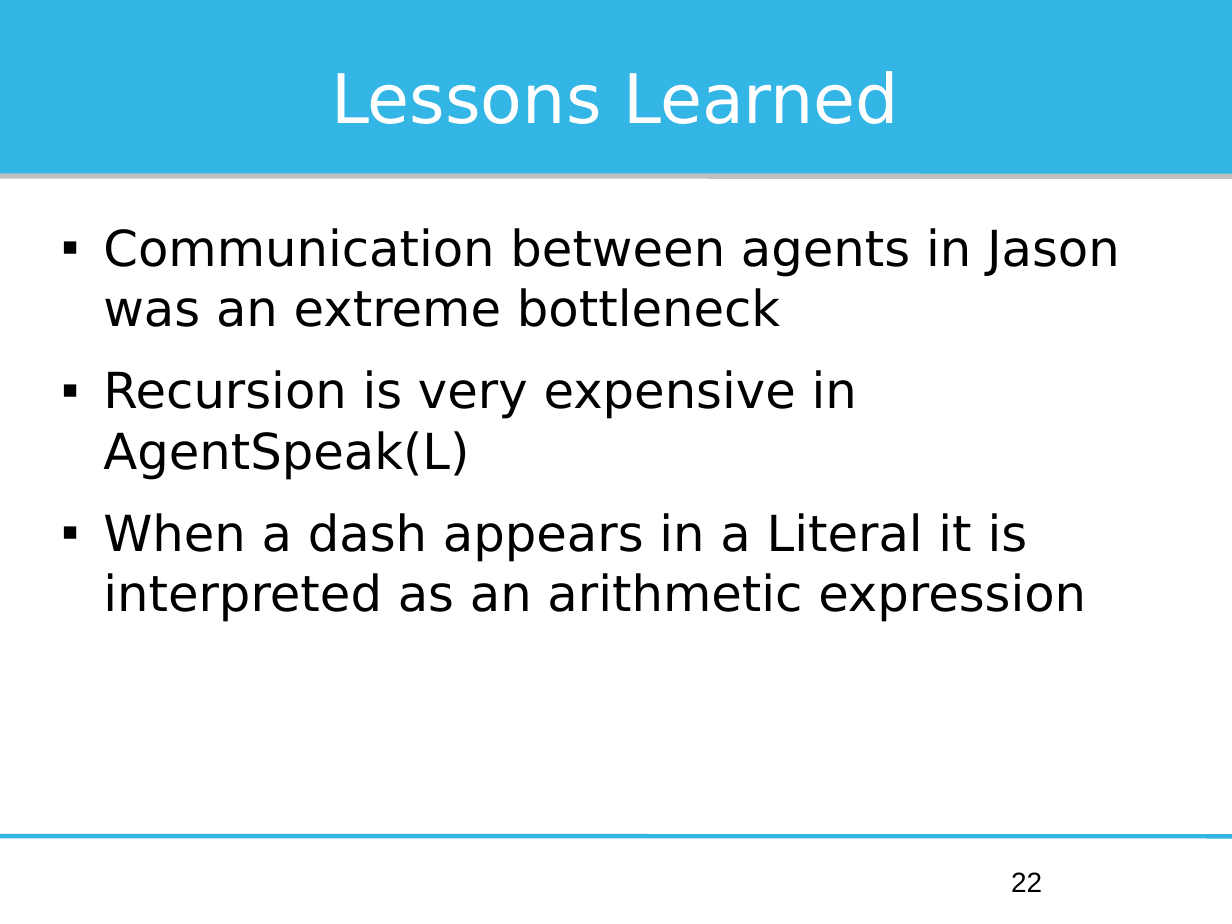
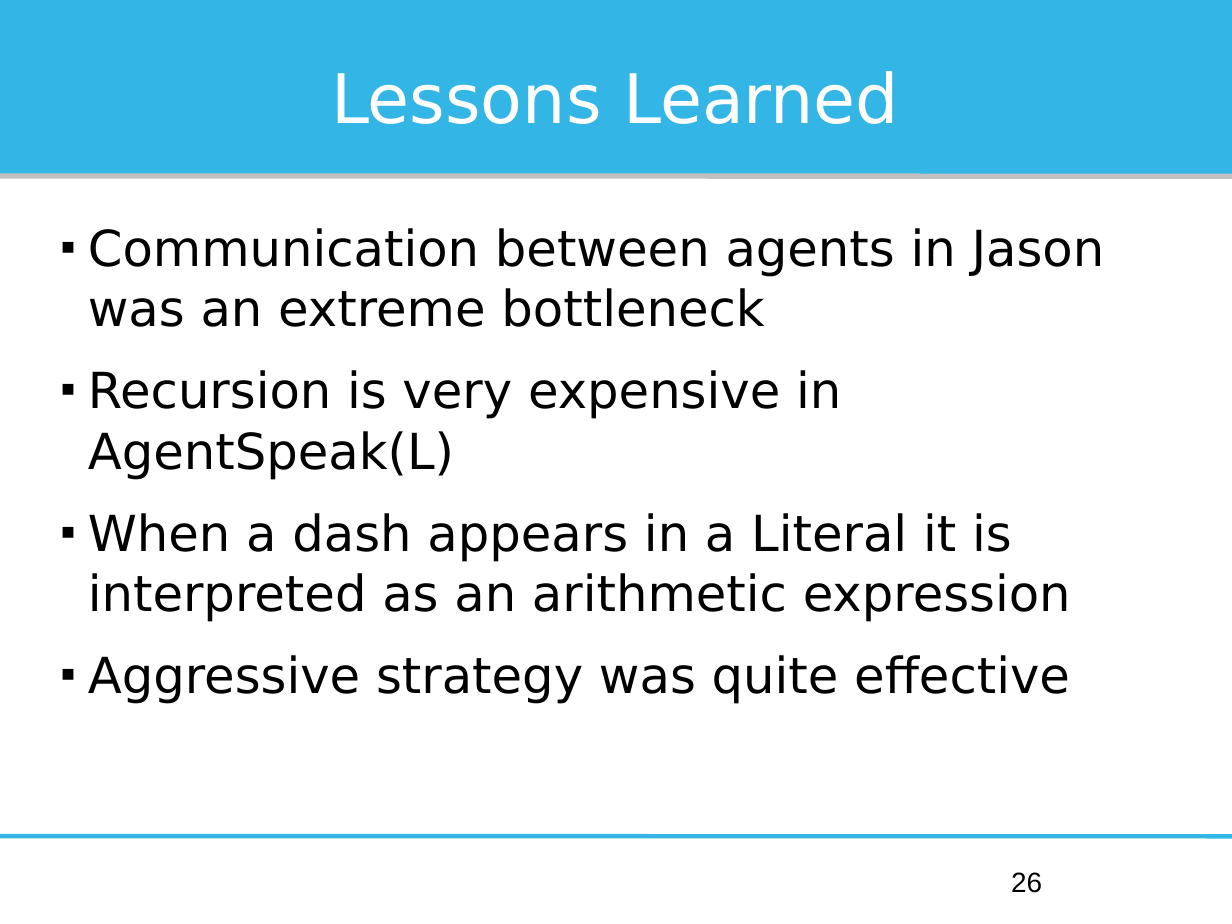
Before and after one commit to Institute-Web-Science-and-Technologies/mapc, a slide deck: slide 26 of Oberseminar/presentation.odp (slide 22 before the commit). Drawn at 1232x924 pixels with LibreOffice and Linux fonts; fonts in the diff are those of the drawing. Boxes give left, top, right and bottom in pixels: in the first picture for what was removed or moved away, otherwise in the second. Text is boxed around its words. In the diff, an @@ line names an element or a change of style, - is before the commit and + after.

```diff
--- a/Oberseminar/presentation.odp
+++ b/Oberseminar/presentation.odp
@@ text at box(88, 228, 1105, 622): bullet ▪ to ■ @@
@@ text at box(88, 655, 1070, 704): paragraph added @@
+■ Aggressive strategy was quite effective
@@ page number at box(1011, 872, 1042, 893): text changed @@
-22
+26
```
Also in this commit, not shown: 10 other slides changed, 4 slides added, 1 other file.
